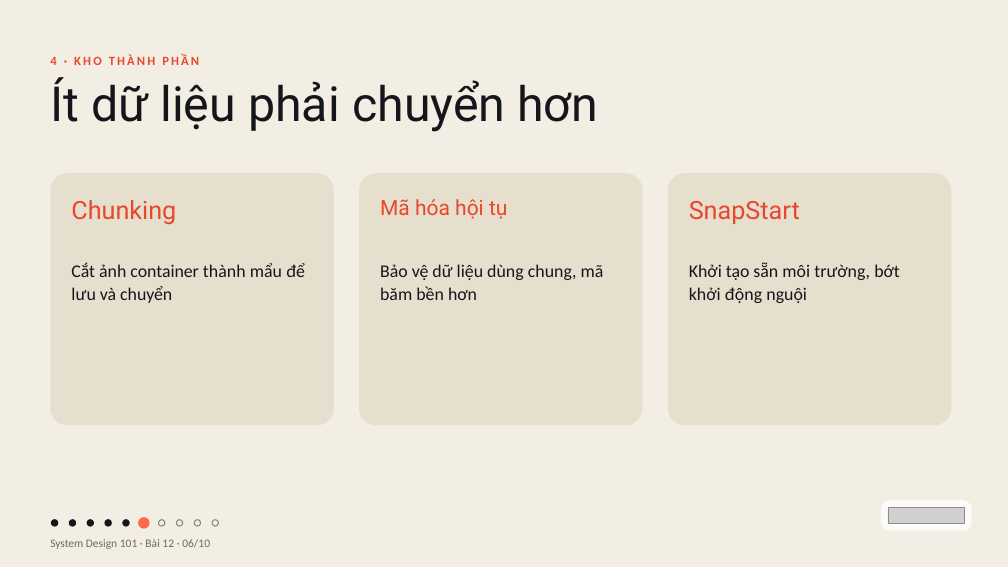
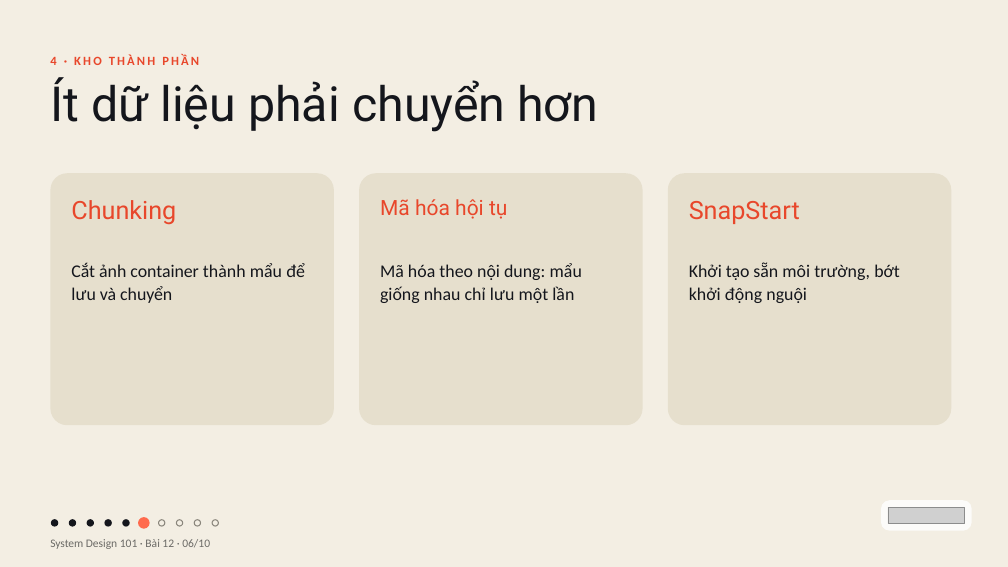
Before and after one commit to vohoailinh90/tool-marketing-studio, a slide deck: slide 6 of system-design-101/vi/lessons/sd-11-012/slides/sd-11-012.pptx. Drawn at 1008x567 pixels with LibreOffice and Linux fonts; fonts in the diff are those of the drawing; grey boxes stand for pictures. Boxes give left, top, right and bottom in pixels: in the first picture for what was removed or moved away, otherwise in the second. Text is boxed around its words. In the diff, an @@ line names an element or a change of style, - is before the commit and + after.

```diff
--- a/system-design-101/vi/lessons/sd-11-012/slides/sd-11-012.pptx
+++ b/system-design-101/vi/lessons/sd-11-012/slides/sd-11-012.pptx
@@ text at [380, 263, 582, 303]: text changed @@
-Bảo vệ dữ liệu dùng chung, mã băm bền hơn
+Mã hóa theo nội dung: mẩu giống nhau chỉ lưu một lần
```
Also in this commit, not shown: 4 other files.
